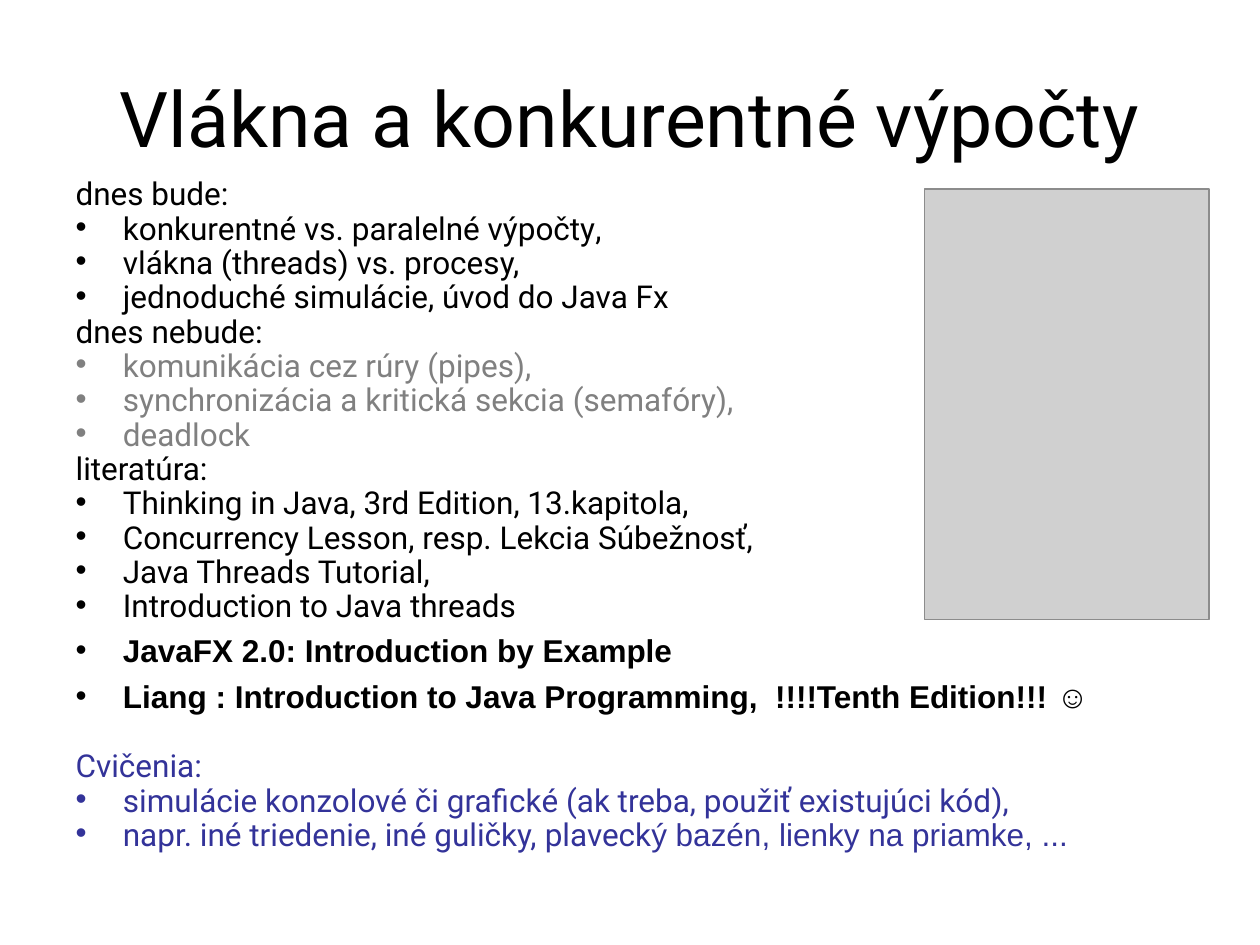
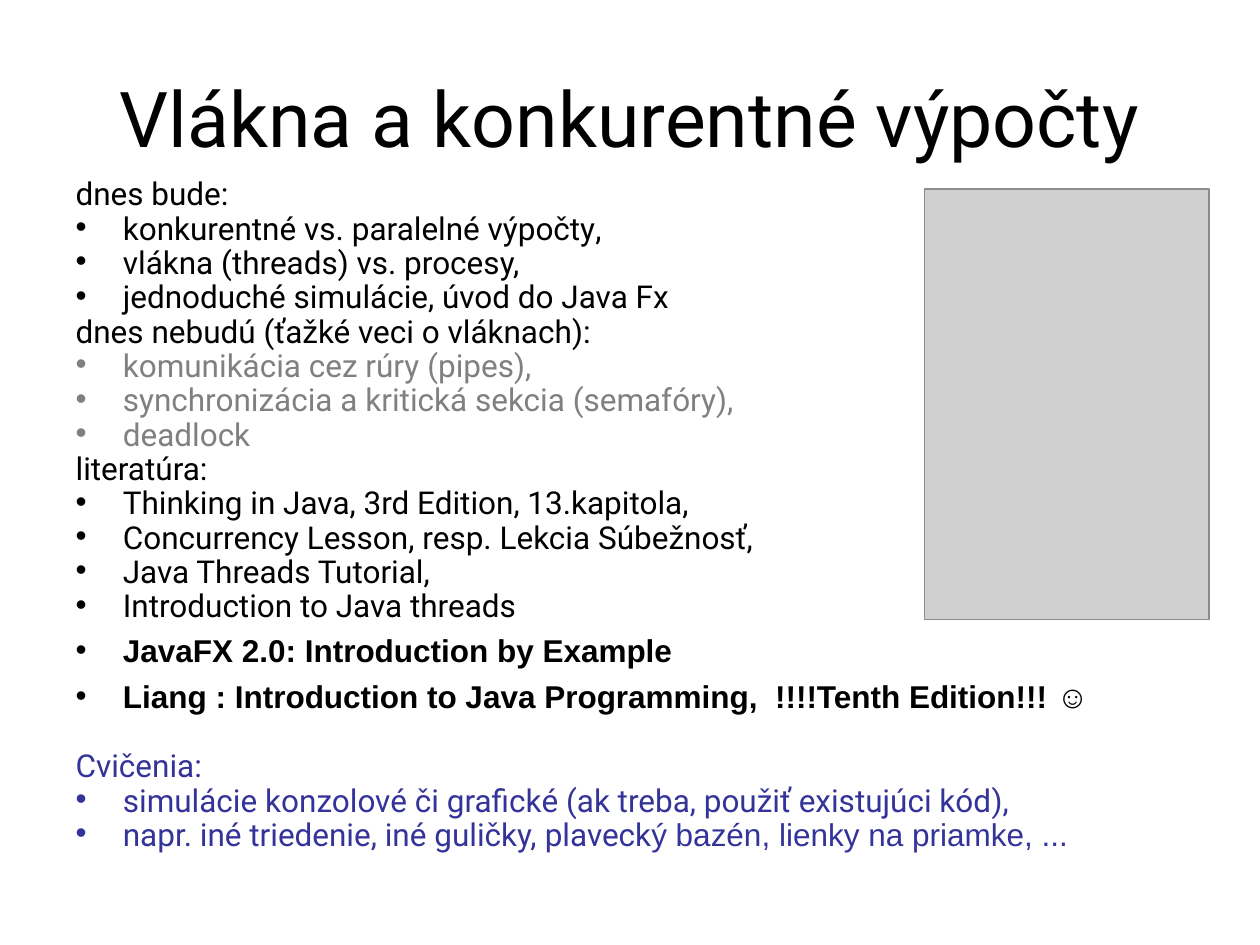
Before and after one commit to Programovanie4/Prednasky, a slide deck: slide 1 of 08/08_java.ppt. Drawn at 1260x945 pixels with LibreOffice and Linux fonts; fonts in the diff are those of the drawing; grey boxes stand for pictures. Boxes give left, top, right and bottom in pixels: in the first picture for what was removed or moved away, otherwise in the second. Text is boxed around its words. In the diff, an @@ line names an element or a change of style, - is before the commit and + after.

```diff
--- a/08/08_java.ppt
+++ b/08/08_java.ppt
@@ text at (76, 314, 591, 350): text changed @@
-dnes nebude:
+dnes nebudú (ťažké veci o vláknach):
```
Also in this commit, not shown: 5 other slides changed, 1 slide removed, 3 other files.
